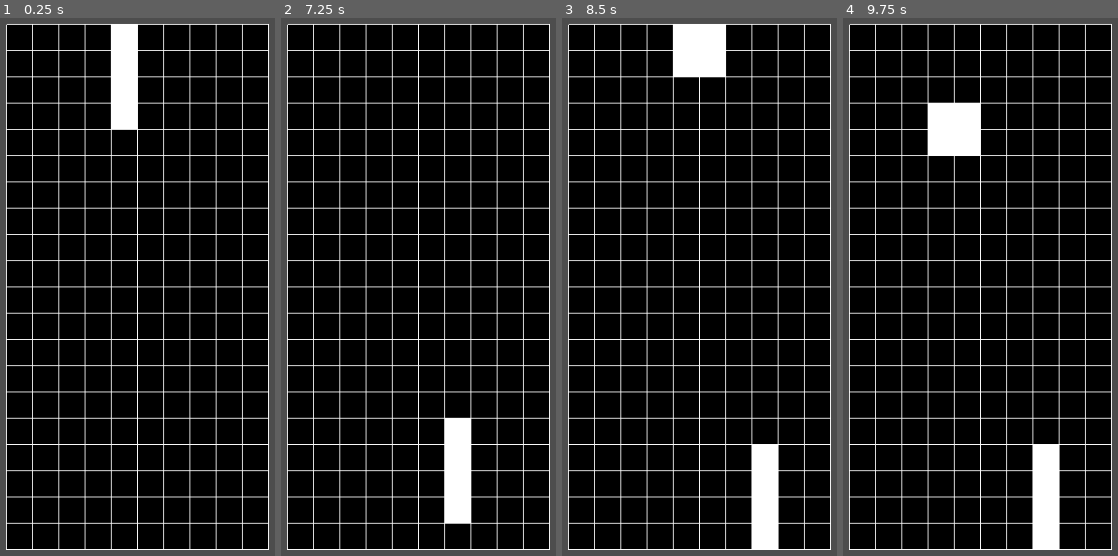
Above: before the commit, frames 1-4 (left to right).
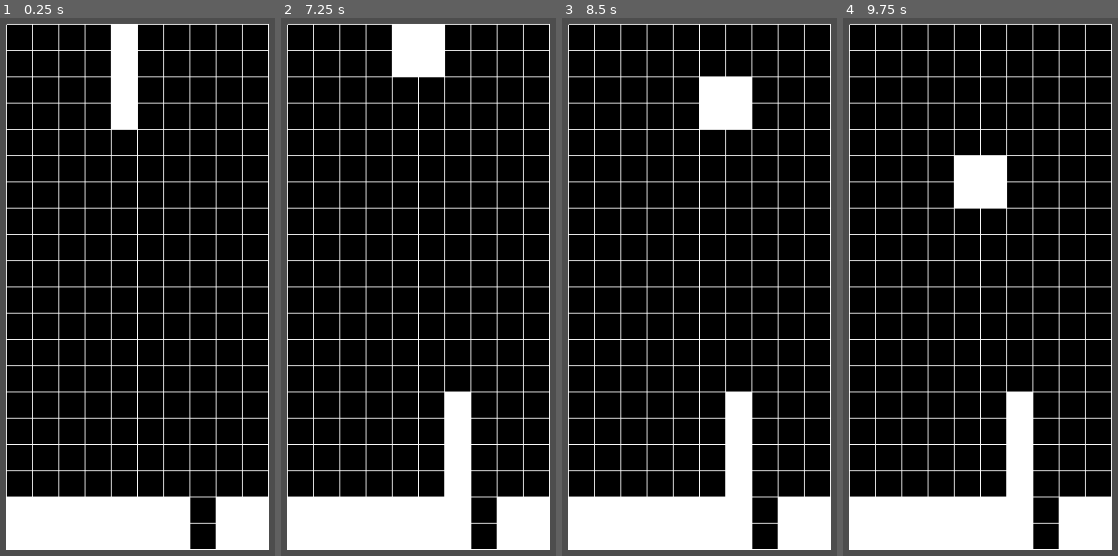
Above: after the commit, the same moments.

Repository: endy128/tetris2
Game: Godot game, scene res://board.tscn
The game is run twice, just before and just after one commit, with the same random seed, the same clock (stepped at 60 frames per second) and the same inputs.
Inputs:
- Up to frame 1 (0.25 s): no input
- Up to frame 2 (7.25 s): tap Enter at 0.5, 4.25 s; hold Right 0.53-1.28 s; tap Alt every 0.75 s from 0.6 to 6.6 s; tap Space at 0.77, 1.52, 2.75, 3.02, 3.77, 4.52, 6.02, 6.5, 6.77 s; hold Down (down) 1.28-2.03 s; hold Right 2.03-2.78 s; hold Up 2.78-3.53 s; hold Left 3.53-5.03 s; hold Down (down) 5.03-5.78 s; hold Right 5.78-6.53 s; hold Up from 6.53 s (still down)
- Up to frame 3 (8.5 s): release Up at 7.28 s; hold Right 7.28-8.03 s; tap Alt at 7.35, 8.1 s; tap Space at 7.52 s; tap Enter at 8 s; hold Down (down) from 8.03 s (still down)
- Up to frame 4 (9.75 s): release Down (down) at 8.78 s; hold Left 8.78-9.53 s; tap Alt at 8.85, 9.6 s; tap Space at 9.02, 9.5 s; hold Up from 9.53 s (still down)

The runs differ from the first frame. In frame 1, 8.3% of the frame differs, in the area x 2-98%, y 89-99%; in frame 2, 10%; in frame 3, 16%; in frame 4, 16%, in the area x 2-98%, y 15-99%.

Commit message:
lines now blank and rows above drop!

Diff:
--- a/board.gd
+++ b/board.gd
@@ -37,8 +37,8 @@
 		[0,0,0,0,0,0,0,0,0,0],
 		[0,0,0,0,0,0,0,0,0,0],
 		[0,0,0,0,0,0,0,0,0,0],
-		[0,0,0,0,0,0,0,0,0,0],
-		[0,0,0,0,0,0,0,0,0,0],
+		[2,2,2,2,2,2,2,0,2,2],
+		[2,2,2,2,2,2,2,0,2,2],
 	]
 
 # Called when the node enters the scene tree for the first time.
@@ -71,10 +71,42 @@
 		_clear_board()
 		_place_shape(shape, shape.is_set)
 		queue_redraw()
+		var lines = _check_for_line()
+		if lines:
+			_wipe_lines(lines)
+			_drop_lines(lines)
 	else:
 		_spawn_shape(randi() % 7)
 #		_spawn_shape(0)
 
+func _check_for_line():
+	var lines_to_wipe = []
+	for i in ROWS:
+		for j in COLUMNS:
+			if board[i][j] == 2:
+				if j == COLUMNS - 1:
+					lines_to_wipe.push_back(i)
+			else:
+				break
+	if lines_to_wipe.is_empty():
+		return false
+	else:
+		return lines_to_wipe
+
+func _wipe_lines(rows):
+	for row in rows:
+		for col in COLUMNS:
+			board[row][col] = 0
+
+func _drop_lines(lines):
+	for line in lines:
+		_move_all_down(line)
+
+func _move_all_down(row):
+	for i in range(row -1, -1, -1):  ## may need to be row-1
+		print(i)
+		for j in COLUMNS:
+			board[i+1][j] = board[i][j]
 
 
 func _draw():
--- a/shape.gd
+++ b/shape.gd
@@ -20,8 +20,6 @@
 	if _check_if_can_drop() == true and is_active == true:
 		position.y += 1
 	else:
-		print("Destroying shape")
-		print(Time.get_ticks_msec())
 		is_set = 2
 		shape_is_set.emit()
 		self.queue_free()
@@ -108,7 +106,6 @@
 	# returns false if the shape rotates and pushes it off the board
 	var _frame_index = (self.frame_index + direction) % len(self.frames)
 	var _frame_cols = len(self.frames[_frame_index][0])
-	print("index: " + str(_frame_index) + " cols: " + str(_frame_cols))
 	if (position.x + _frame_cols) > _COLUMNS:
 		return false
 	else:
